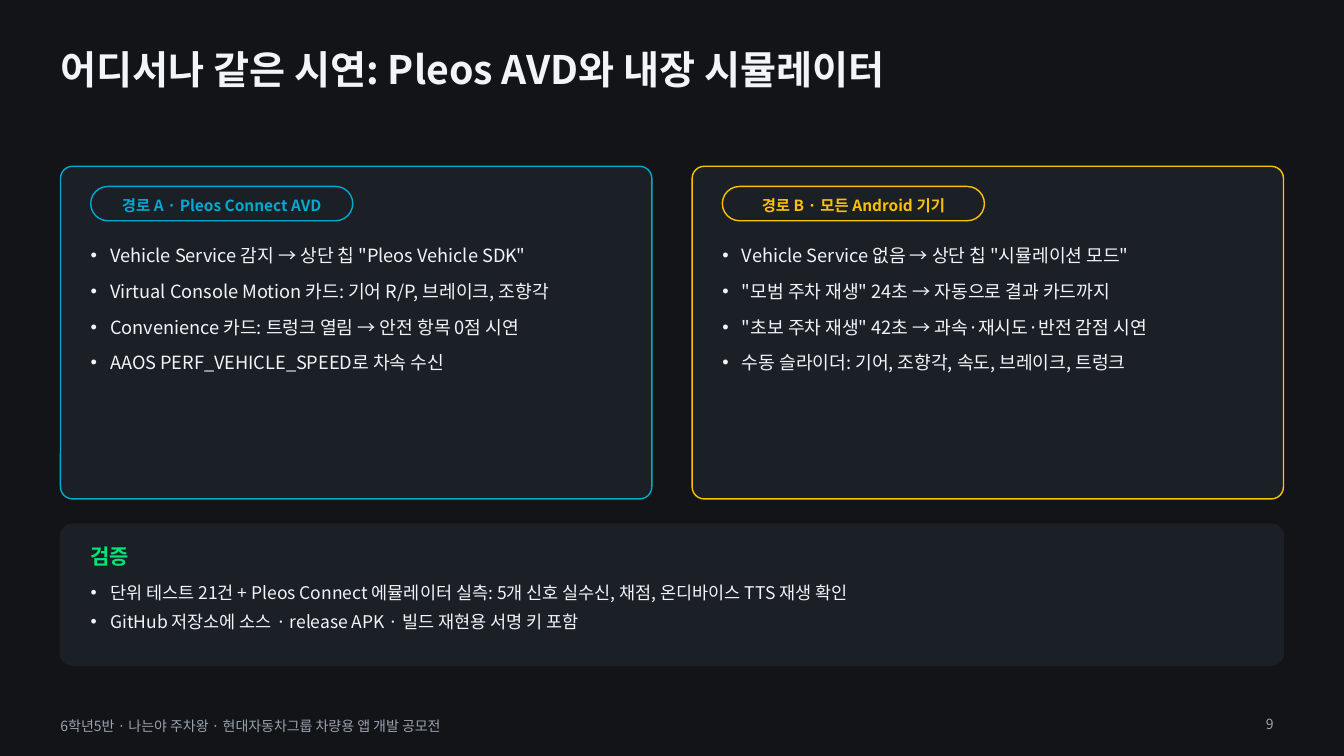
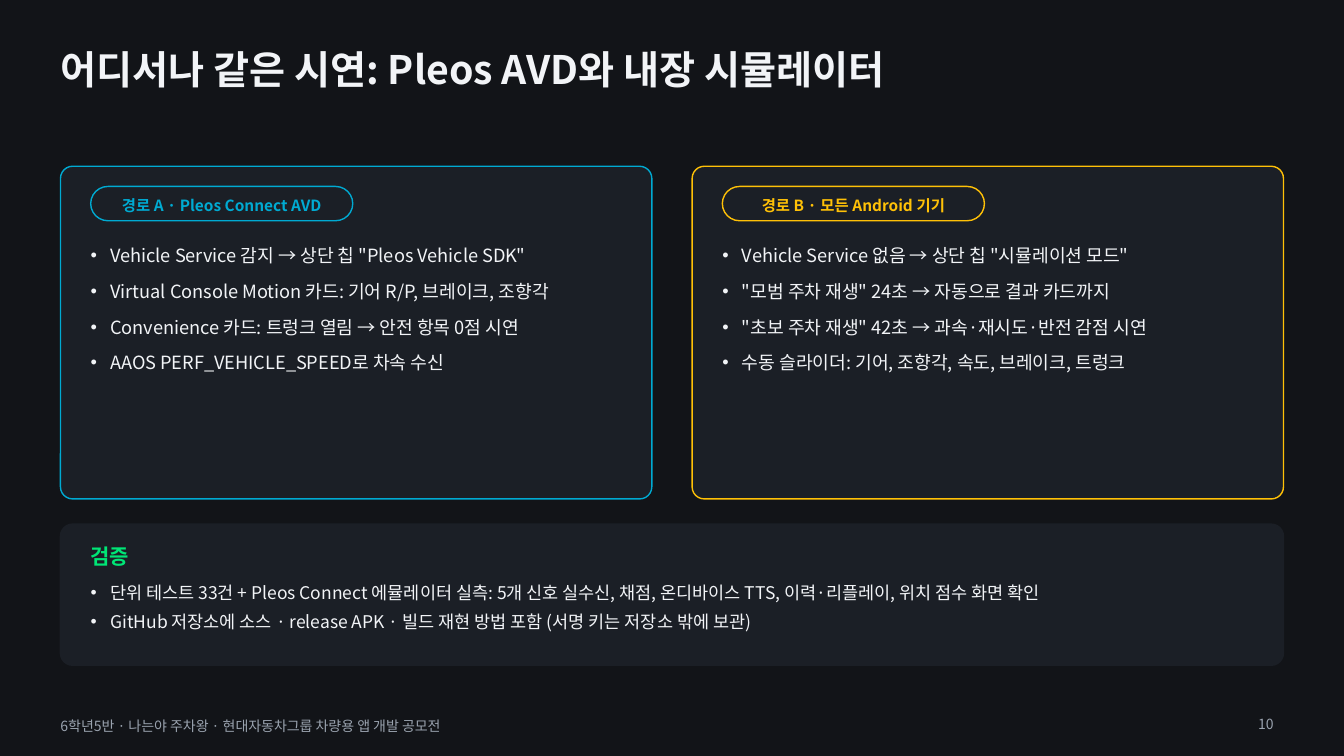
Before and after one commit to skyworker104/pleos-steerin, a slide deck: slide 10 of 나는야_주차왕_발표자료_v2.pptx (slide 9 before the commit). Drawn at 1344x756 pixels with LibreOffice and Linux fonts; fonts in the diff are those of the drawing. Boxes give left, top, right and bottom in pixels: in the first picture for what was removed or moved away, otherwise in the second. Text is boxed around its words. In the diff, an @@ line names an element or a change of style, - is before the commit and + after.

```diff
--- a/나는야_주차왕_발표자료_v2.pptx
+++ b/나는야_주차왕_발표자료_v2.pptx
@@ text at (110,584,1039,632): text changed @@
-• 단위 테스트 21건 + Pleos Connect 에뮬레이터 실측: 5개 신호 실수신, 채점, 온디바이스 TTS 재생 확인
-• GitHub 저장소에 소스 · release APK · 빌드 재현용 서명 키 포함
+• 단위 테스트 33건 + Pleos Connect 에뮬레이터 실측: 5개 신호 실수신, 채점, 온디바이스 TTS, 이력·리플레이, 위치 점수 화면 확인
+• GitHub 저장소에 소스 · release APK · 빌드 재현 방법 포함 (서명 키는 저장소 밖에 보관)
@@ page number at (1258,718,1274,729): text changed @@
-9
+10
```
Also in this commit, not shown: 5 other slides changed, 1 slide added, 32 other files.
